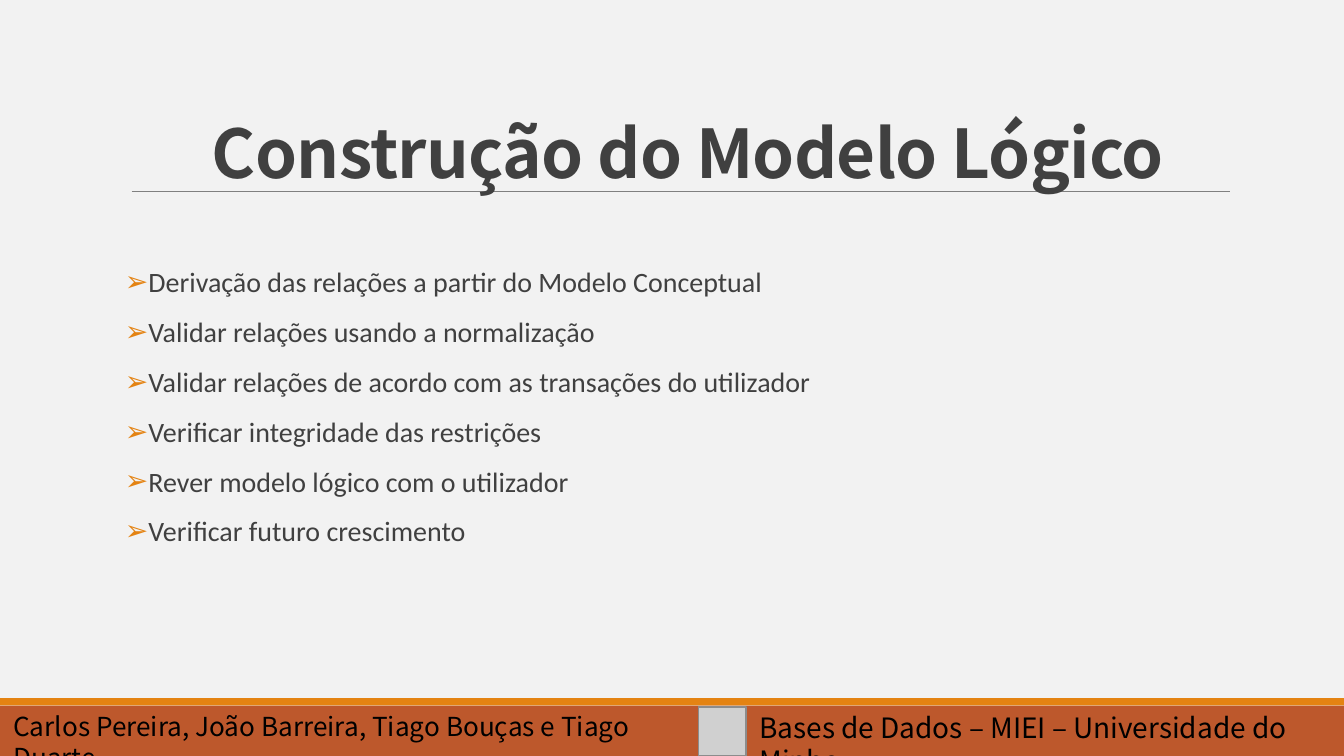
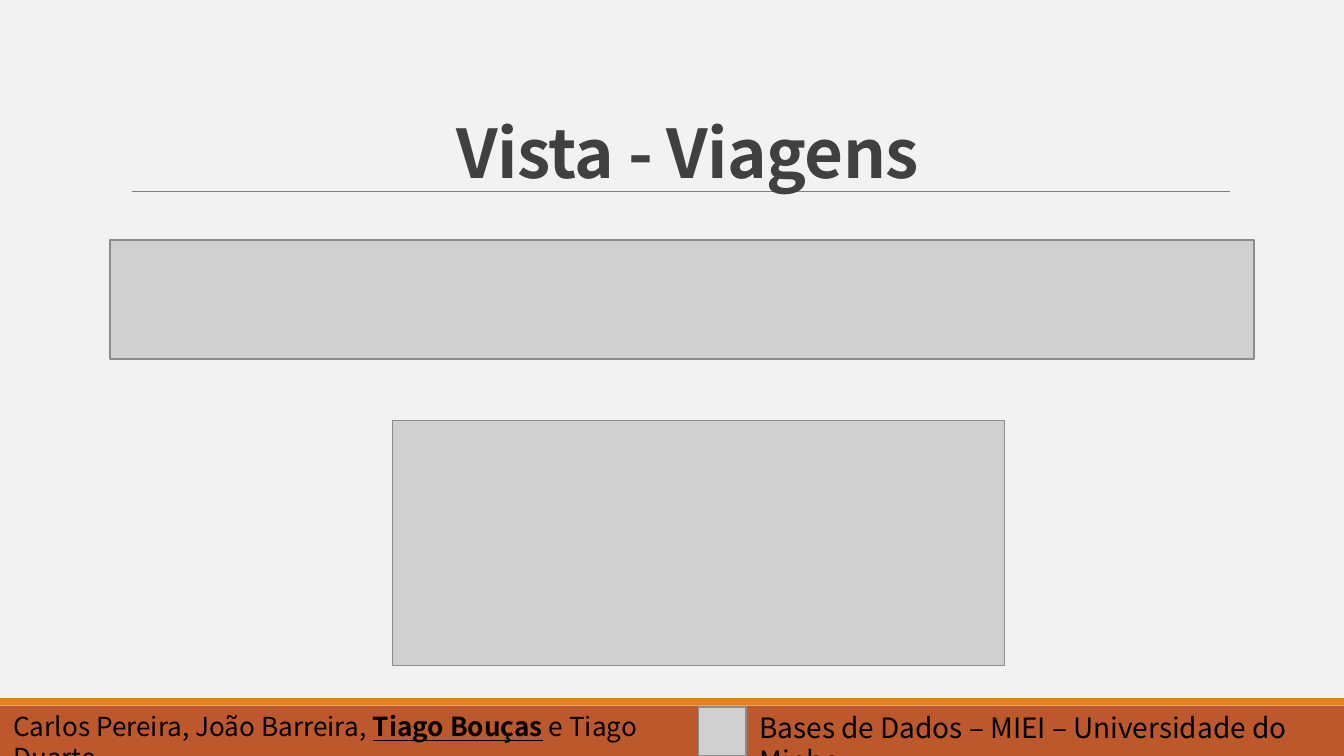
Before and after one commit to barreira/bd-1617, a slide deck: slide 10 of Slides_apresentação.pptx (slide 7 before the commit). Drawn at 1344x756 pixels with LibreOffice and Linux fonts; fonts in the diff are those of the drawing; grey boxes stand for pictures. Boxes give left, top, right and bottom in pixels: in the first picture for what was removed or moved away, otherwise in the second. Text is boxed around its words. In the diff, an @@ line names an element or a change of style, - is before the commit and + after.

```diff
--- a/Slides_apresentação.pptx
+++ b/Slides_apresentação.pptx
@@ title at [457, 123, 919, 195]: text changed @@
-Construção do Modelo Lógico
+Vista - Viagens
@@ picture added at [110, 241, 1254, 360] @@
@@ text removed at [148, 272, 810, 541] @@
-➢ Derivação das relações a partir do Modelo Conceptual
-➢ Validar relações usando a normalização
-➢ Validar relações de acordo com as transações do utilizador
-➢ Verificar integridade das restrições
-➢ Rever modelo lógico com o utilizador
-➢ Verificar futuro crescimento
@@ picture added at [392, 421, 1004, 665] @@
@@ text "Carlos Pereira, João Barreira, Tiago ..." at [13, 715, 637, 743]: bold on, underline on in "Tiago Bouças" @@
```
Also in this commit, not shown: 11 other slides changed, 4 slides added.
